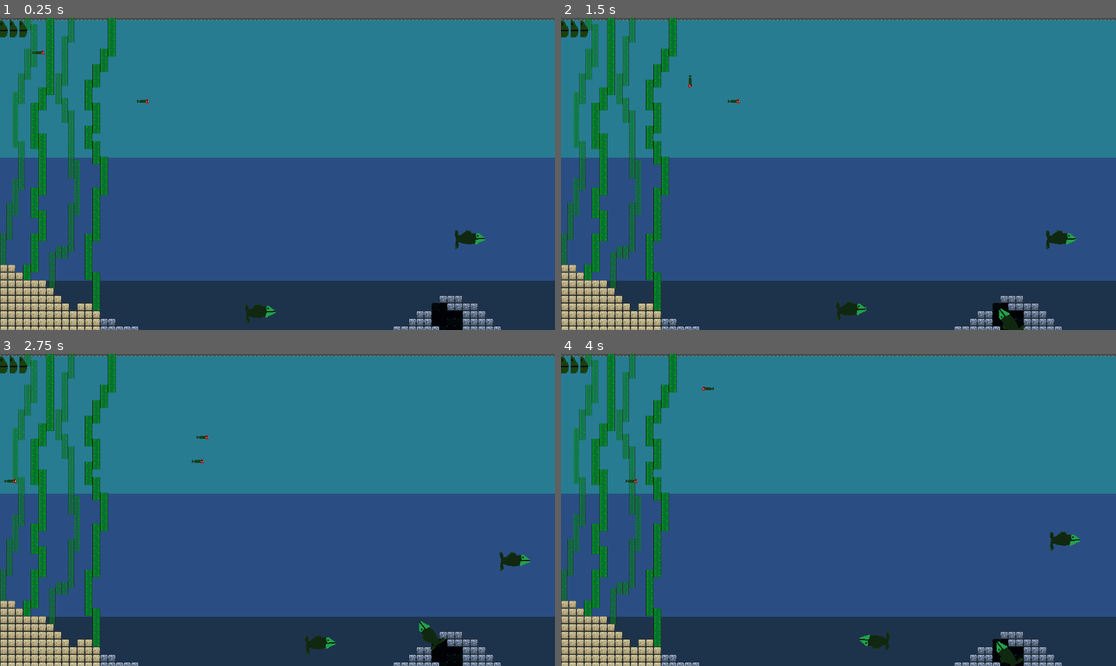
Above: before the commit, frames 1-4 (two rows, left to right).
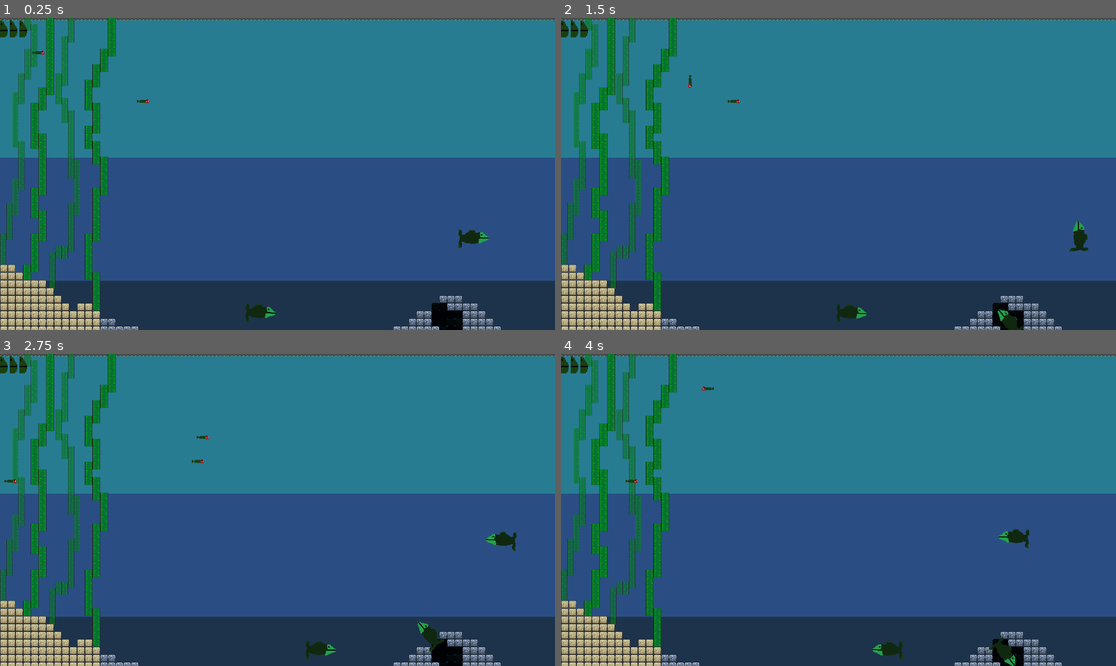
Above: after the commit, the same moments.

Repository: joosepartanen/Tiimi14-GameJam
Game: Godot game, scene res://Scenes/level.tscn
The game is run twice, just before and just after one commit, with the same random seed, the same clock (stepped at 60 frames per second) and the same inputs.
Inputs:
- Up to frame 1 (0.25 s): no input
- Up to frame 2 (1.5 s): hold D (MoveRight) 0.53-1.28 s; tap Space (Dash) at 0.6, 1.35 s; hold S (MoveDown) from 1.28 s (still down)
- Up to frame 3 (2.75 s): release S (MoveDown) at 2.03 s; hold D (MoveRight) from 2.03 s (still down); tap Space (Dash) at 2.1 s
- Up to frame 4 (4 s): release D (MoveRight) at 2.78 s; hold W (MoveUp) 2.78-3.53 s; tap Space (Dash) at 2.85, 3.6 s; hold A (MoveLeft) from 3.53 s (still down)

The runs differ from the first frame. In frame 1, 0.2% of the frame differs, in the area x 44-89%, y 67-98%; in frame 2, 0.5%; in frame 3, 0.6%; in frame 4, 0.8%, in the area x 53-94%, y 55-100%.

Commit message:
Vihujen animaatioiden korjaus ja vihujen kuoleminen toimivaksi

Diff:
--- a/Code/Collectable.gd
+++ b/Code/Collectable.gd
@@ -4,7 +4,7 @@
 var is_collected : bool = false #kertoo onko kerätty jo vai ei
 
 func _on_body_entered(body: Node2D) -> void:
-	print("Something collided with a collectable")
+	#print("Something collided with a collectable")
 	if body is Kala:
 		if not collect(body as Kala):
 			print("Collecting didn't succeed")
--- a/Code/GameManager.gd
+++ b/Code/GameManager.gd
@@ -17,12 +17,12 @@
 func set_score(new_score : int) -> void:
 	_score = max(new_score, 0)
 	score_changed.emit(_score)
-	print(_score)
-	if _score == 30:
-		print("KASVU")
+	#print(_score)
+	#if _score == 30:
+		#print("KASVU")
 		#$AnimatedSprite2D.sprite_frames = load("res://Art/Kalakokeilu.tres")
-	elif _score == 100:
-		print("KASVU 2")
+	#elif _score == 100:
+		#print("KASVU 2")
 		#$AnimatedSprite2D.sprite_frames = load("res://Art/)
 
 
--- a/Code/kala.gd
+++ b/Code/kala.gd
@@ -25,7 +25,6 @@
 		health.set_max_health(5)
 		health.set_current_health(5)
 		health.heal(5)
-		print(health.get_current_health)
 	elif score == 100:
 		$AnimatedSprite2D.sprite_frames = load("res://Art/KalaPH1.tres")
 		speed = 200.0
--- a/Code/vihu.gd
+++ b/Code/vihu.gd
@@ -9,14 +9,17 @@
 @export var damage_time: float = 1
 
 var _path_follower : PathFollower = null
+#asvar direction: Vector2 = Vector2.RIGHT
 
 func _ready() -> void:
 	_path_follower = get_parent() as PathFollower
+	#$AnimatedSprite2D.flip_v = true
 
 func _process(_delta: float) -> void:
 	if _path_follower != null:
-		#animated_sprite_2d.flip_h = _path_follower.direction < 0
-		pass
+		animated_sprite_2d.flip_h = _path_follower.direction < 0
+		animated_sprite_2d.flip_v = global_transform.y.y < 0
+
 
 func _on_take_damage(body: Node2D) -> void:
 	if body is Kala:
@@ -29,6 +32,8 @@
 
 		# Take damage
 		health.take_damage(1)
+		if health.get_current_health() == 0:
+			_die()
 		var bounce_vector: Vector2 = Vector2(0, bounce_force)
 		kala.bounce(bounce_vector)
 
--- a/Scenes/level.tscn
+++ b/Scenes/level.tscn
@@ -23,7 +23,7 @@
 
 [sub_resource type="Curve2D" id="Curve2D_wqkje"]
 _data = {
-"points": PackedVector2Array(0, 0, 0, 0, 535, 611, 0, 0, 0, 0, 689, 599, 0, 0, 0, 0, 432, 579, 0, 0, 0, 0, 862, 574, 0, 0, 0, 0, 145, 563)
+"points": PackedVector2Array(0, 0, 0, 0, 535, 611, 0, 0, 0, 0, 703, 614, 0, 0, 0, 0, 428, 611, 0, 0, 0, 0, 862, 574, 0, 0, 0, 0, 145, 563)
 }
 point_count = 5
 
@@ -591,10 +591,11 @@
 curve = SubResource("Curve2D_6phgx")
 
 [node name="PathFollow2D" type="PathFollow2D" parent="Paths/Path2D2"]
-position = Vector2(924, 540)
+position = Vector2(923.9783, 539.00024)
 rotation = -0.021735707
-rotates = false
+v_offset = -1.0
 script = ExtResource("3_6phgx")
+speed = 80.0
 
 [node name="Vihu" parent="Paths/Path2D2/PathFollow2D" instance=ExtResource("4_wqkje")]
 
@@ -603,7 +604,7 @@
 
 [node name="PathFollow2D" type="PathFollow2D" parent="Paths/Path2D3"]
 position = Vector2(535, 611)
-rotation = -0.07776494
+rotation = 0.017855246
 script = ExtResource("3_6phgx")
 
 [node name="Vihu" parent="Paths/Path2D3/PathFollow2D" instance=ExtResource("4_wqkje")]
